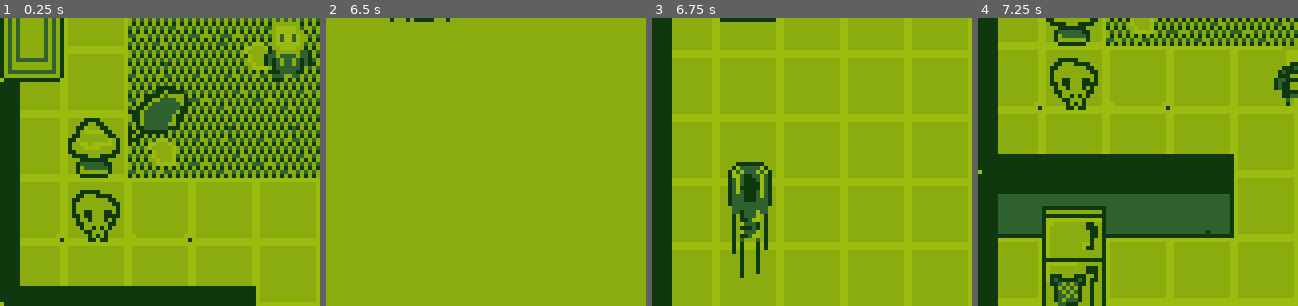
Above: before the commit, frames 1-4 (left to right).
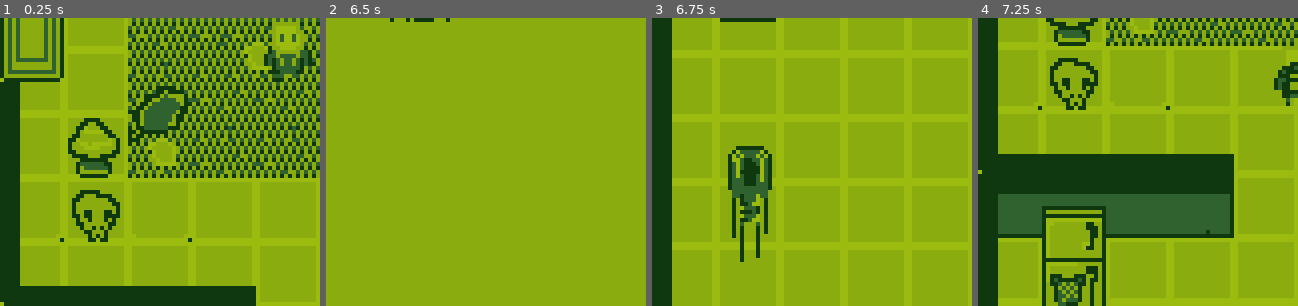
Above: after the commit, the same moments.

Repository: Ewen-C/Just_Borrowing
Game: Godot game, scene res://scenes/main.tscn
Two runs of this game, one before a commit and one after it. Both use one fixed random seed, a clock stepped at 60 frames per second and the inputs below.
Inputs:
- Up to frame 1 (0.25 s): no input
- Up to frame 2 (6.5 s): tap Enter at 0.5 s; hold Right (move_right) 0.53-1.28 s; tap J (action_a) every 1.5 s from 0.6 to 5.1 s; tap Ctrl (action_start) at 1.25, 1.35, 2.85, 3.5, 4.35, 5, 5.85 s; hold S (move_down) 1.28-2.03 s; hold Right (move_right) 2.03-2.78 s; hold Up (move_up) 2.78-3.53 s; hold Left (move_left) 3.53-5.03 s; hold S (move_down) 5.03-5.78 s; hold Right (move_right) from 5.78 s (still down)
- Up to frame 3 (6.75 s): tap Ctrl (action_start) at 6.5 s; release Right (move_right) at 6.53 s; hold Up (move_up) from 6.53 s (still down); tap J (action_a) at 6.6 s
- Up to frame 4 (7.25 s): keep holding Up (move_up)
The pictures show only the part of the screen within x 0-50%, y 50-100%; the shares and areas given below are measured in that part.

Frames 1-2 are identical in both runs. In frame 3, 2.6% of the frame differs, in the area x 23-38%, y 44-91%; in frame 4, nothing differs.

Commit message:
Enemy that follow player and w/ timer

Diff:
--- a/scenes/enemy.tscn
+++ b/scenes/enemy.tscn
@@ -30,6 +30,18 @@
 atlas = ExtResource("1_xkmif")
 region = Rect2(32, 32, 16, 32)
 
+[sub_resource type="AtlasTexture" id="AtlasTexture_y3upy"]
+atlas = ExtResource("1_xkmif")
+region = Rect2(0, 62, 16, 31)
+
+[sub_resource type="AtlasTexture" id="AtlasTexture_8xlcd"]
+atlas = ExtResource("1_xkmif")
+region = Rect2(16, 62, 16, 31)
+
+[sub_resource type="AtlasTexture" id="AtlasTexture_ud304"]
+atlas = ExtResource("1_xkmif")
+region = Rect2(32, 62, 16, 31)
+
 [sub_resource type="SpriteFrames" id="SpriteFrames_dddxk"]
 animations = [{
 "frames": [{
@@ -59,7 +71,24 @@
 "loop": true,
 "name": &"Walk_Right",
 "speed": 5.0
+}, {
+"frames": [{
+"duration": 1.0,
+"texture": SubResource("AtlasTexture_y3upy")
+}, {
+"duration": 1.0,
+"texture": SubResource("AtlasTexture_8xlcd")
+}, {
+"duration": 1.0,
+"texture": SubResource("AtlasTexture_ud304")
+}],
+"loop": true,
+"name": &"Walk_Up",
+"speed": 5.0
 }]
+
+[sub_resource type="RectangleShape2D" id="RectangleShape2D_boo3v"]
+size = Vector2(32, 32)
 
 [node name="Enemy" type="CharacterBody2D"]
 script = ExtResource("1_lcxa0")
@@ -72,15 +101,27 @@
 
 [node name="AnimatedSprite2D" type="AnimatedSprite2D" parent="."]
 sprite_frames = SubResource("SpriteFrames_dddxk")
-animation = &"Walk_Down"
+animation = &"Walk_Up"
+frame = 1
+frame_progress = 0.0641605
 
 [node name="RayCast2D" type="RayCast2D" parent="."]
+position = Vector2(0, 8)
 target_position = Vector2(0, 12)
 
 [node name="TimerZoneChange" type="Timer" parent="."]
 wait_time = 5.0
 
-[node name="TimerChase" type="Timer" parent="."]
-wait_time = 0.1
+[node name="Hitbox" type="Area2D" parent="."]
+position = Vector2(0, 8)
+
+[node name="CollisionShape2D" type="CollisionShape2D" parent="Hitbox"]
+shape = SubResource("RectangleShape2D_boo3v")
+
+[node name="VisibleOnScreenNotifier2D" type="VisibleOnScreenNotifier2D" parent="."]
+position = Vector2(0, 8)
 
 [connection signal="timeout" from="TimerZoneChange" to="." method="_on_timer_zone_change_timeout"]
+[connection signal="body_entered" from="Hitbox" to="." method="_on_hitbox_body_entered"]
+[connection signal="screen_entered" from="VisibleOnScreenNotifier2D" to="." method="_on_visible_on_screen_notifier_2d_screen_entered"]
+[connection signal="screen_exited" from="VisibleOnScreenNotifier2D" to="." method="_on_visible_on_screen_notifier_2d_screen_exited"]
--- a/scripts/enemy.gd
+++ b/scripts/enemy.gd
@@ -2,40 +2,88 @@
 
 const TILE_SIZE = 8
 
-@export var walk_speed = 5
-@export var chase_speed = 6.5
-@export var target: Vector2
+@export var walk_speed = 4.5
+@export var player: CharacterBody2D = null
 
 @onready var nav : NavigationAgent2D = $NavigationAgent2D
 @onready var animated_sprite : AnimatedSprite2D = $AnimatedSprite2D
 @onready var raycast : RayCast2D = $RayCast2D
 @onready var timer_zone_change : Timer = $TimerZoneChange
-@onready var timer_chase : Timer = $TimerChase
 
-var is_waiting = false
-var is_chasing_player = false
+enum monster_state { WANDER, CHASE }
+
+var current_state = monster_state.WANDER
 var is_moving = false
+var start_movement_position = Vector2.ZERO
+var movement_direction = Vector2.ZERO
+var percent_to_next_tile = 0.0
 
 
 func _ready():
 	nav.target_position = Vector2.ZERO
 	timer_zone_change.start()
+	player = get_tree().get_nodes_in_group("player")[0]
 
 func _physics_process(delta):
-	if is_waiting :
-		if position.distance_to(target) > 0.5 :
-			var direction = (nav.get_next_path_position() - global_position).normalized()
-			if direction.x > direction.y :
-				print_debug("X") # Tile based movement
-			else :
-				print_debug("Y") # Tile based movement
-		else :
-			timer_zone_change.start()
+	if current_state == monster_state.CHASE :
+		if !is_moving : process_new_movement()
+		elif movement_direction != Vector2.ZERO : move_enemy(delta)
+
+func process_new_movement() -> void :
+	nav.target_position = player.position
+	var player_direction = (nav.get_next_path_position() - global_position).normalized()
+	if player_direction == Vector2.ZERO : return
+
+	if abs(player_direction.x) > abs(player_direction.y) :
+		movement_direction.x = 1 if player_direction.x > 0 else -1
+		movement_direction.y = 0
+		animated_sprite.play("Walk_Right"); animated_sprite.flip_h = (movement_direction.x == -1)
+	else :
+		movement_direction.y = 1 if player_direction.y > 0 else -1
+		movement_direction.x = 0
+		animated_sprite.play("Walk_Up") if player_direction.y > 0 else animated_sprite.play("Walk_Down")
+
+	start_movement_position = position
+	is_moving = true
+
+func raycast_check_movement() -> bool :
+	raycast.target_position = movement_direction * TILE_SIZE
+	raycast.force_raycast_update()
+	return !raycast.is_colliding()
+
+func move_enemy(delta) -> void :
+	percent_to_next_tile += walk_speed * delta
+
+	if percent_to_next_tile >= 1.0 :
+		position = start_movement_position + (TILE_SIZE * movement_direction)
+		percent_to_next_tile = 0.0
+		is_moving = false
+		process_new_movement()
+
+	else :
+		position = start_movement_position + (TILE_SIZE * movement_direction * percent_to_next_tile)
+
+
+func _on_visible_on_screen_notifier_2d_screen_entered():
+	current_state = monster_state.CHASE
+	timer_zone_change.stop()
+
+func _on_visible_on_screen_notifier_2d_screen_exited():
+	movement_direction = Vector2.ZERO
+	current_state = monster_state.WANDER
+	timer_zone_change.start()
 
 func _on_timer_zone_change_timeout():
+	print_debug("TIMER ZONE CHANGE")
 	# Get new target position
 	notify_position()
+	timer_zone_change.start()
 
 func notify_position():
-	print_debug("New target : ")
-	# Print target position to UI
+	pass; # Print enemy position to UI
+
+
+func _on_hitbox_body_entered(body):
+	if body.is_in_group("player") : # Check if player, if so -> lose()
+		print_debug("LOSE")
+		pass; # Show kill animation then game over screen then restart
--- a/scripts/player.gd
+++ b/scripts/player.gd
@@ -9,8 +9,8 @@
 @onready var steps_sfx_player = $StepsSFX
 
 var is_moving = false
-var start_movement_position = Vector2(0, 0)
-var movement_direction = Vector2(0, 0)
+var start_movement_position = Vector2.ZERO
+var movement_direction = Vector2.ZERO
 var percent_to_next_tile = 0.0
 var nb_auto_movements = 0
 
Binary file changed: assets/sprites/Enemy/enemy.png
Not shown: 1 places in scenes/enemy.tscn that only renumber resources
